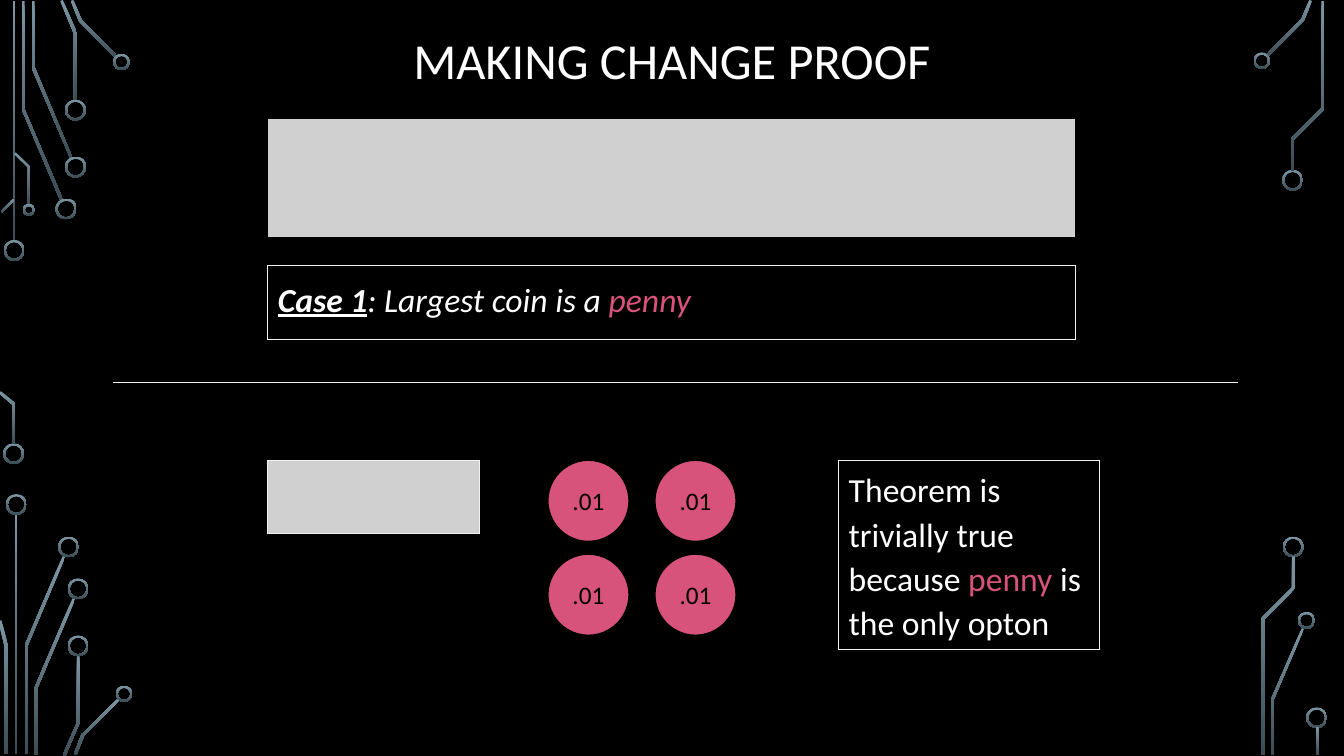
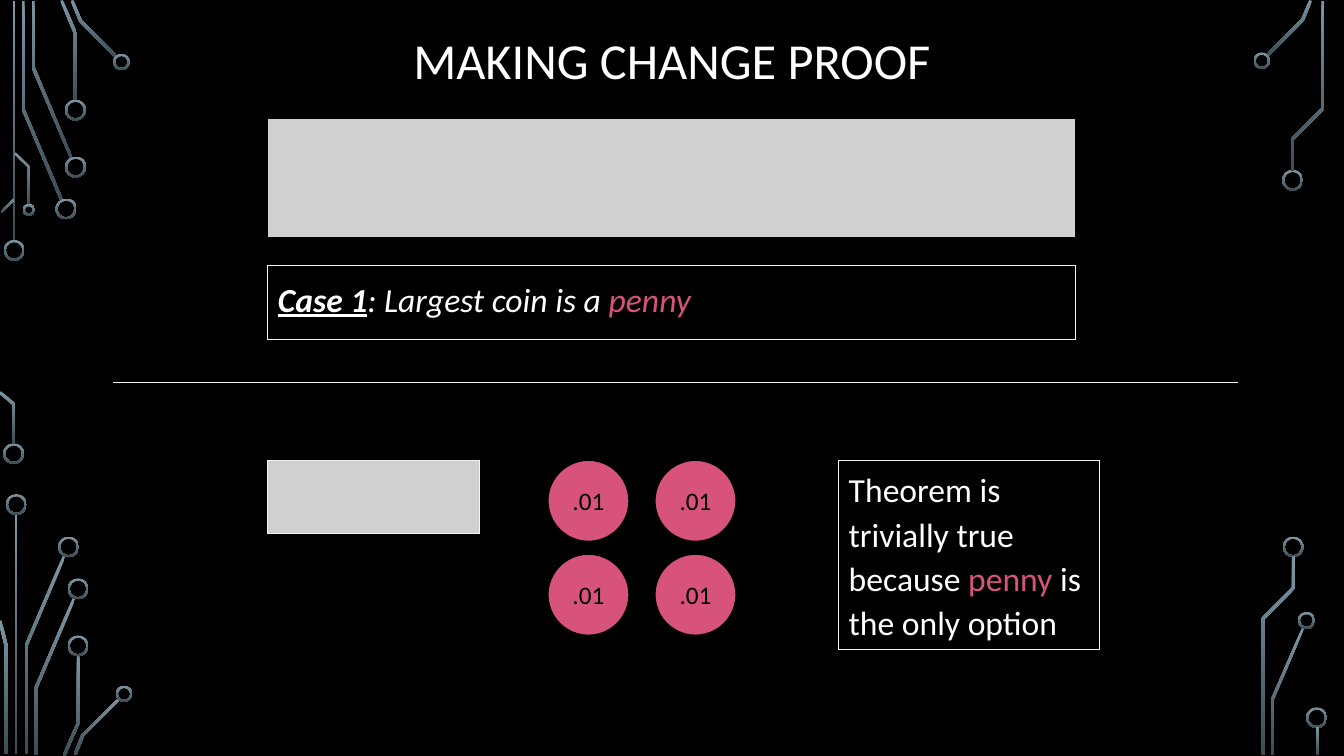
Before and after one commit to markfloryan/dsa2, a slide deck: slide 23 of slides/04-1-GreedyIntroChange.pptx. Drawn at 1344x756 pixels with LibreOffice and Linux fonts; fonts in the diff are those of the drawing; grey boxes stand for pictures; background and template pictures are left out. Boxes give left, top, right and bottom in pixels: in the first picture for what was removed or moved away, otherwise in the second. Text is boxed around its words. In the diff, an @@ line names an element or a change of style, - is before the commit and + after.

```diff
--- a/slides/04-1-GreedyIntroChange.pptx
+++ b/slides/04-1-GreedyIntroChange.pptx
@@ text in rectangle at <box>849,478,1081,641</box>: text changed @@
-Theorem is trivially true because penny is the only opton
+Theorem is trivially true because penny is the only option
```
Also in this commit, not shown: 3 other slides changed, 11 slides added, 6 slides removed, 13 other files.
